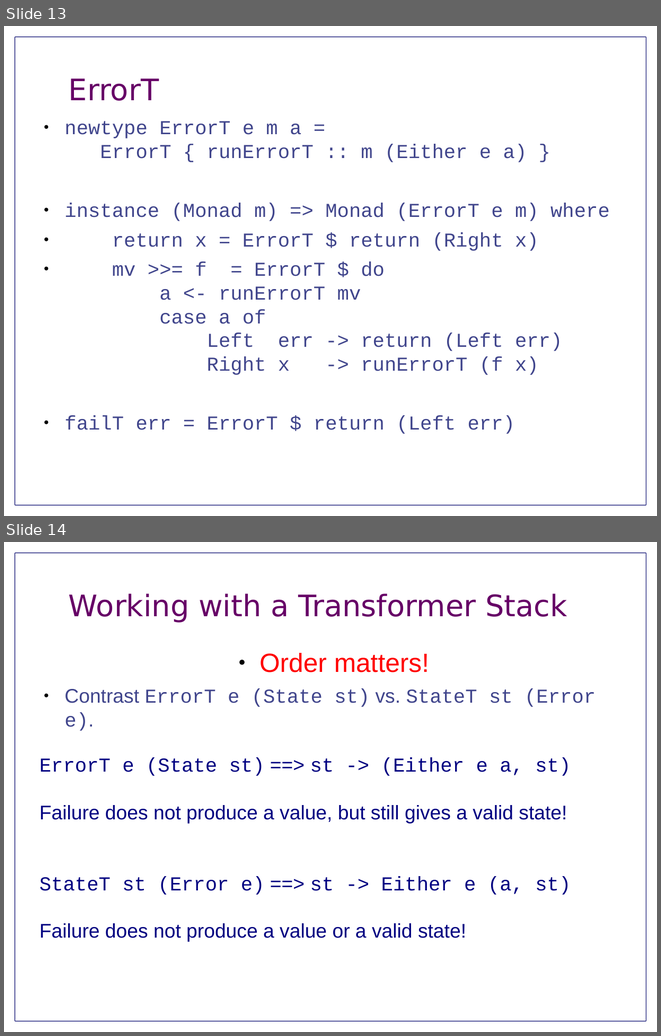
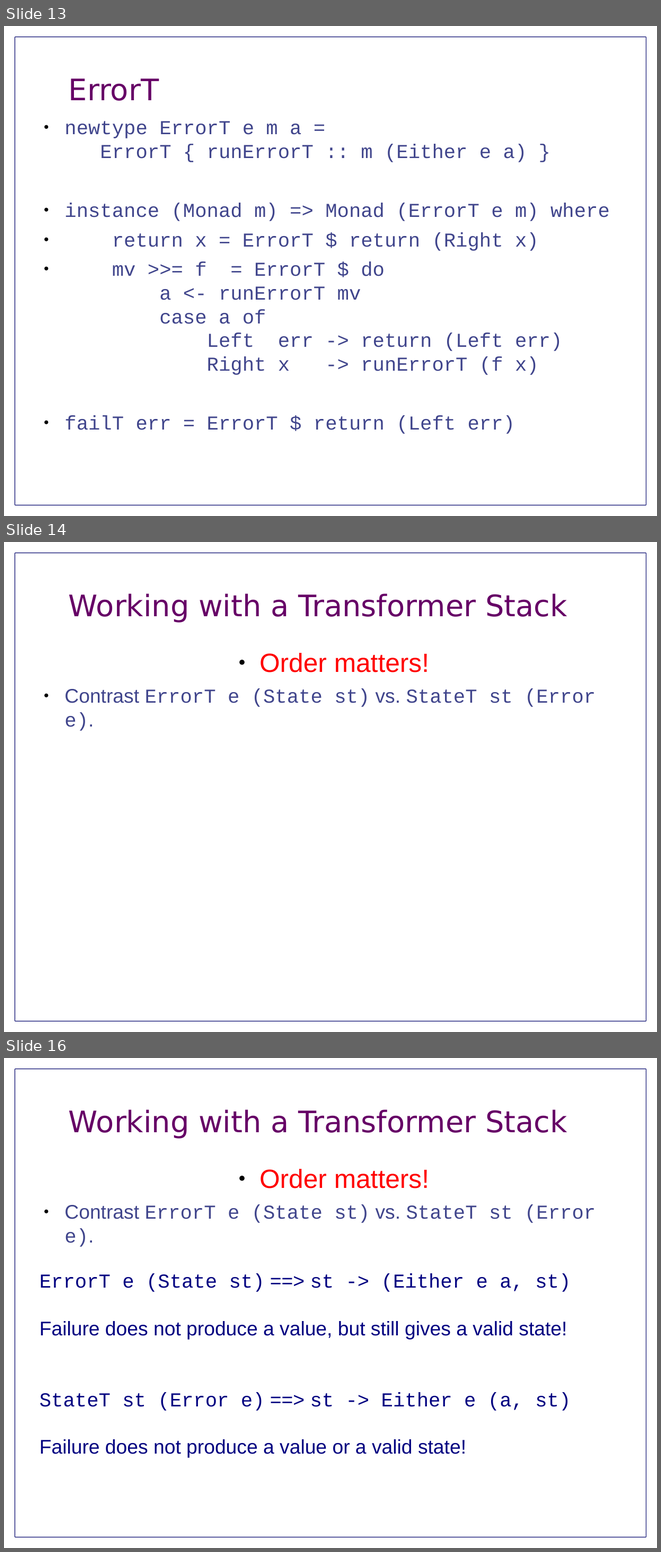
Before and after one commit to jnewbern/monad-tutorial, a slide deck: slides/SectionOne.odp. Shown one above the other, each under a label of ours: slides 13 and 14 before the commit, slides 13, 14 and 16 after it; the slides between them are not shown. The pictures are 661x1036 and 661x1552 pixels, drawn with LibreOffice and Linux fonts; fonts in the diff are those of the drawing. Boxes give left, top, right and bottom in pixels: in the first picture for what was removed or moved away, otherwise in the second. Text is boxed around its words. In the diff, an @@ line names an element or a change of style, - is before the commit and + after.

```diff
--- a/slides/SectionOne.odp
+++ b/slides/SectionOne.odp
@@ slide 14 added at (4,542,657,1032), background #FFFFFF; not listed: 4 template elements that a slide beside it also shows @@
@@ title added at (69,593,567,623), 36 pt, text #660066 @@
+Working with a Transformer Stack
@@ text added at (64,653,595,731), 24 pt, text #40458C @@
+● Order matters!
+● Contrast ErrorT e (State st) vs. StateT st (Error e).
@@ what was slide 14 is now slide 16 @@
```
Also in this commit, not shown: 1 other slide added, 3 other files.
